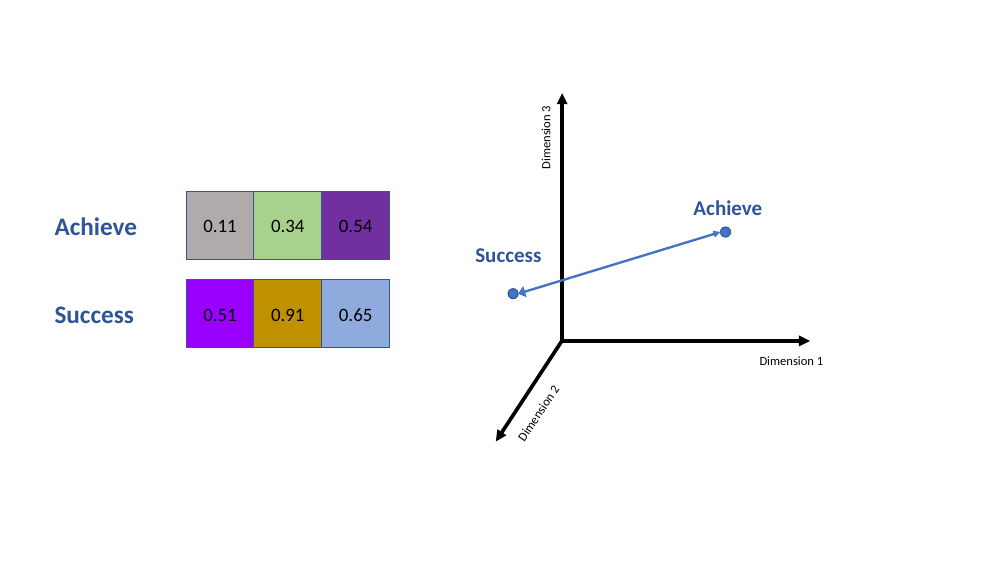
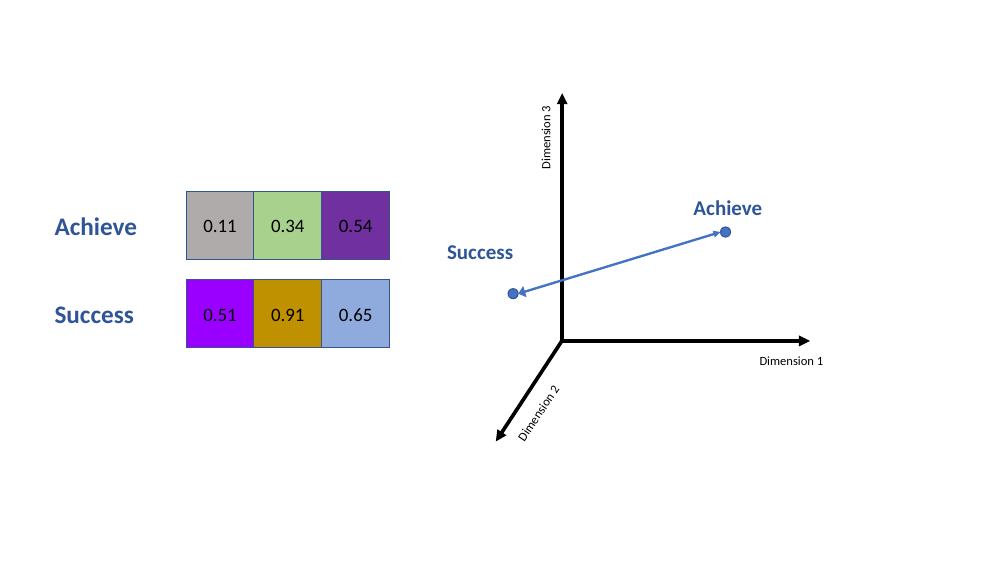
Before and after one commit to aegis4048/aegis4048.github.io-source, a slide deck: slide 17 of content/downloads/notebooks/spatial.pptx (slide 15 before the commit). Drawn at 1008x567 pixels with LibreOffice and Linux fonts; fonts in the diff are those of the drawing. Boxes give left, top, right and bottom in pixels: in the first picture for what was removed or moved away, otherwise in the second. Text is boxed around its words. In the diff, an @@ line names an element or a change of style, - is before the commit and + after.

```diff
--- a/content/downloads/notebooks/spatial.pptx
+++ b/content/downloads/notebooks/spatial.pptx
@@ text "Success": place and size @@
-text "Success" at (475,248,541,262)
+text "Success" at (447,245,513,259)
```
Also in this commit, not shown: 3 slides added, 1 slide removed, 7 other files.
